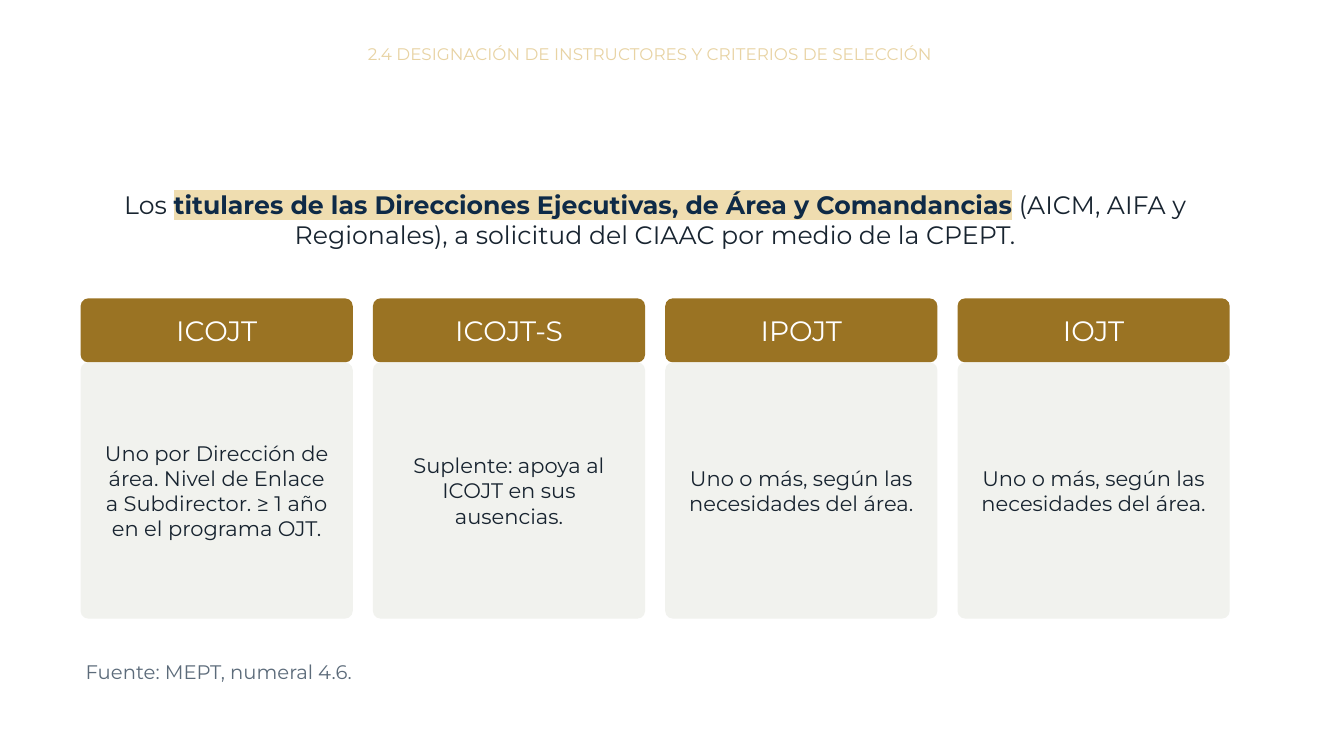
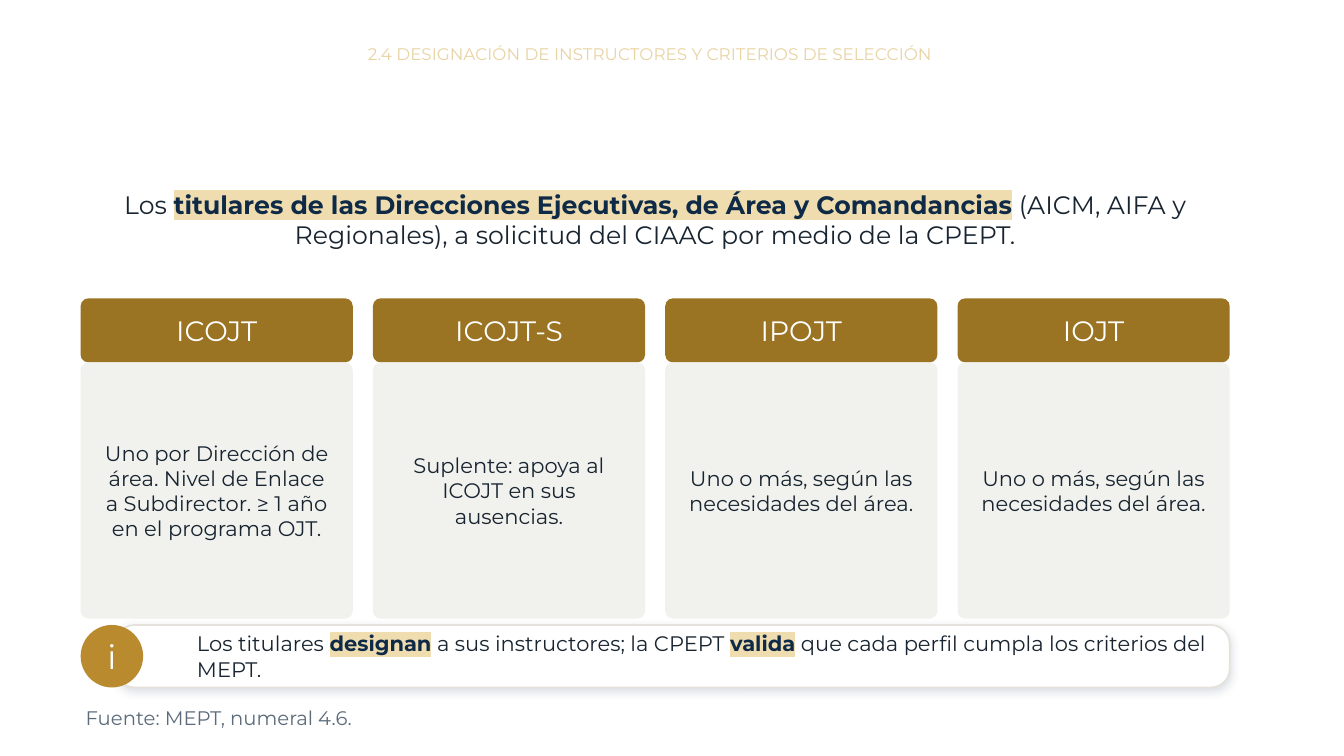
Before and after one commit to jmfigueroah01-creator/Curso-MEPT-OJT, a slide deck: slide 21 of modulo2.pptx (slide 14 before the commit). Drawn at 1344x756 pixels with LibreOffice and Linux fonts; fonts in the diff are those of the drawing; background and template pictures are left out. Boxes give left, top, right and bottom in pixels: in the first picture for what was removed or moved away, otherwise in the second. Text is boxed around its words. In the diff, an @@ line names an element or a change of style, - is before the commit and + after.

```diff
--- a/modulo2.pptx
+++ b/modulo2.pptx
@@ ellipse added at bbox=[81, 625, 143, 688], fill #B98A2E, 24 pt, text #FFFFFF @@
+i
@@ rounded rectangle added at bbox=[116, 625, 1230, 688], fill #FFFFFF, outline #E4E2DA 1.25 pt, 15 pt, text #182430 @@
+Los titulares designan a sus instructores; la CPEPT valida que cada perfil cumpla los criterios del MEPT.
@@ text "Fuente: MEPT, numeral 4.6.": place and size @@
-text "Fuente: MEPT, numeral 4.6." at bbox=[86, 664, 352, 682]
+text "Fuente: MEPT, numeral 4.6." at bbox=[86, 710, 352, 728]
```
Also in this commit, not shown: 5 other slides changed, 8 slides added, 1 other file.
